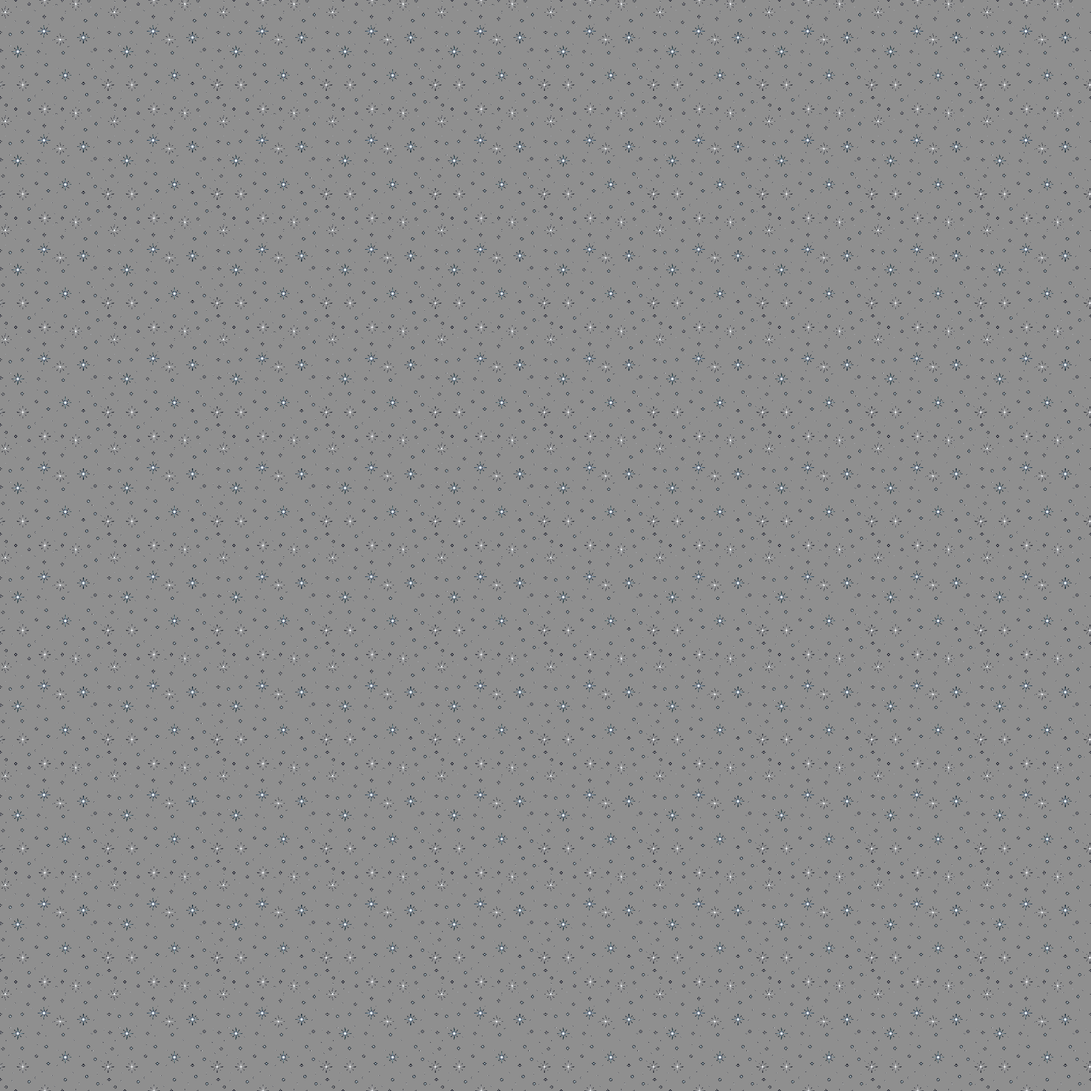
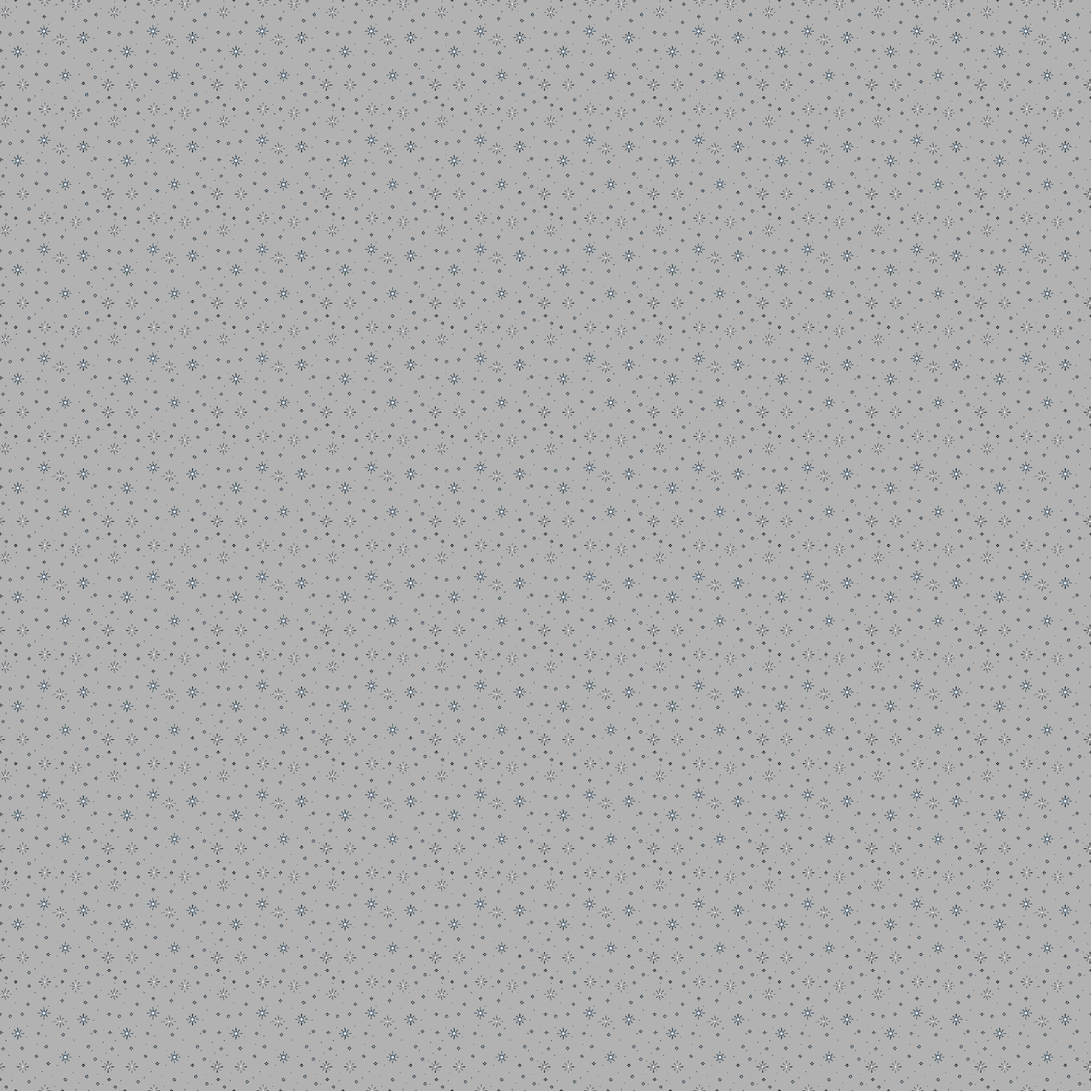
Two versions of the same layered image (1091x1091). Layer-by-layer changes:
hid "поджопник" over (0, 0, 1091, 1091)
